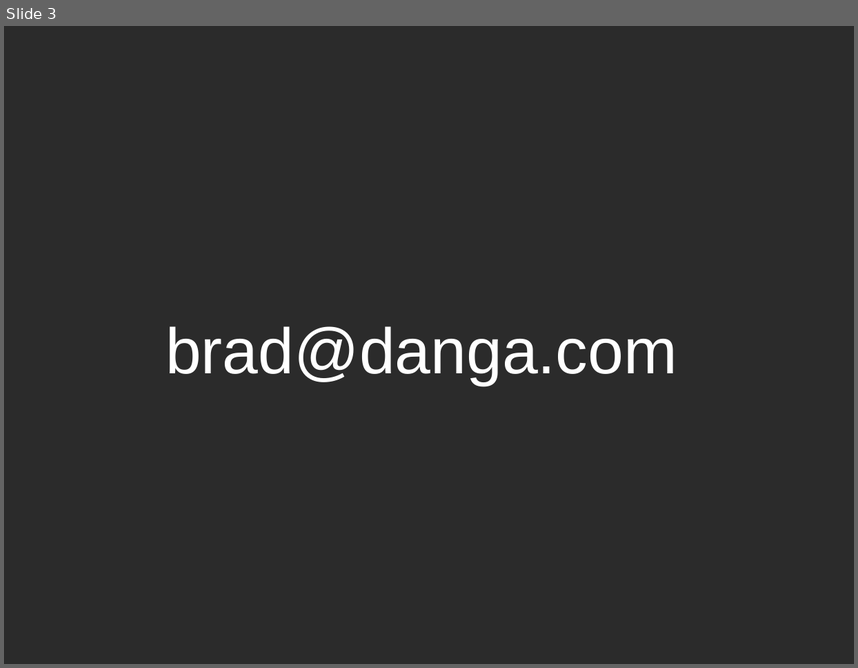
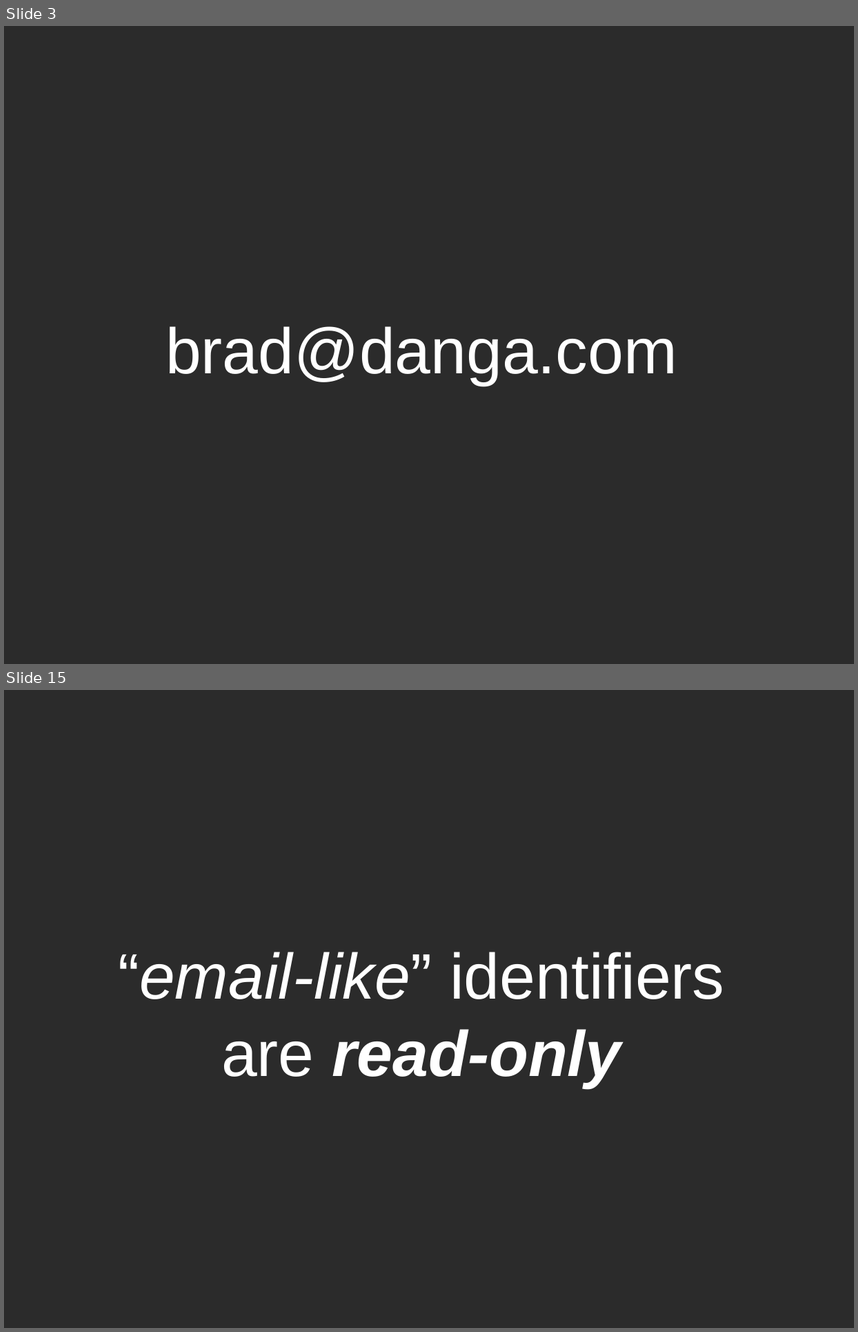
Before and after one commit to bradfitz/talk-gluecon-2010, a slide deck: webfinger.odp. Shown one above the other, each under a label of ours: slide 3 before the commit, slides 3 and 15 after it; the slides between them are not shown. The pictures are 858x668 and 858x1332 pixels, drawn with LibreOffice and Linux fonts; fonts in the diff are those of the drawing; background and template pictures are left out; a plain dark background stands for a picture behind light text. Boxes give left, top, right and bottom in pixels: in the first picture for what was removed or moved away, otherwise in the second. Text is boxed around its words. In the diff, an @@ line names an element or a change of style, - is before the commit and + after.

```diff
--- a/webfinger.odp
+++ b/webfinger.odp
@@ slide 15 added at (4, 690, 854, 1328), background picture (left out) @@
@@ subtitle added at (118, 952, 724, 1087), 60 pt, text #FFFFFF, italic @@
+“email-like” identifiers are read-only
```
Also in this commit, not shown: 29 other slides added, 1 other file.
